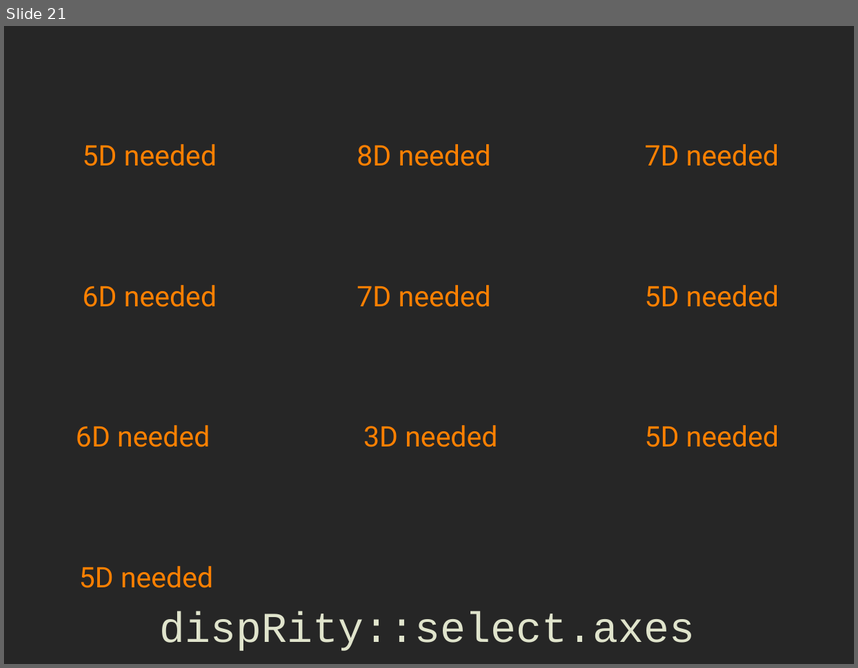
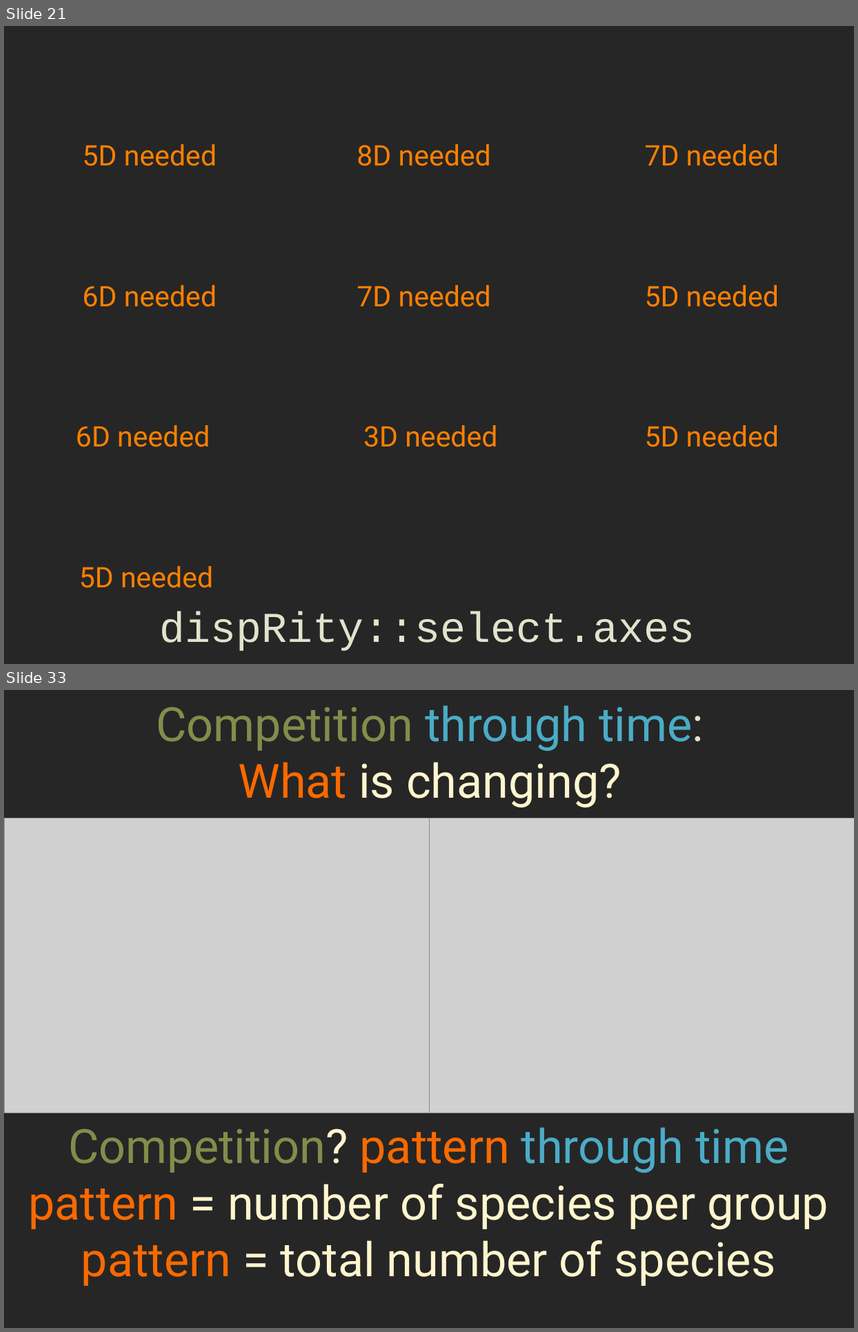
Before and after one commit to TGuillerme/Morphological_traits, a slide deck: slides/02-disparity.odp. Shown one above the other, each under a label of ours: slide 21 before the commit, slides 21 and 33 after it; the slides between them are not shown. The pictures are 858x668 and 858x1332 pixels, drawn with LibreOffice and Linux fonts; fonts in the diff are those of the drawing; grey boxes stand for pictures; background and template pictures are left out. Boxes give left, top, right and bottom in pixels: in the first picture for what was removed or moved away, otherwise in the second. Text is boxed around its words. In the diff, an @@ line names an element or a change of style, - is before the commit and + after.

```diff
--- a/slides/02-disparity.odp
+++ b/slides/02-disparity.odp
@@ slide 33 added at (4, 690, 854, 1328), background #262626 @@
@@ text added at (156, 705, 704, 808), 40 pt, text #828D4B @@
+Competition through time:
+What is changing?
@@ picture added at (4, 818, 430, 1112) @@
@@ picture added at (430, 818, 854, 1112) @@
@@ text added at (28, 1127, 829, 1285), 40 pt, text #FFF5CE @@
+Competition? pattern through time
+pattern = number of species per group
+pattern = total number of species
```
Also in this commit, not shown: 13 other slides added, 5 slides removed.
